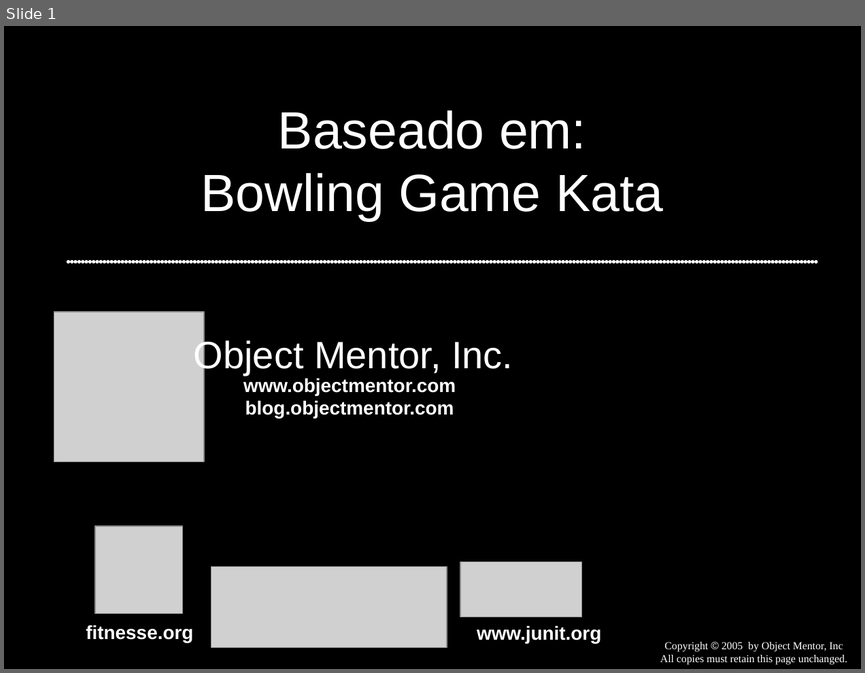
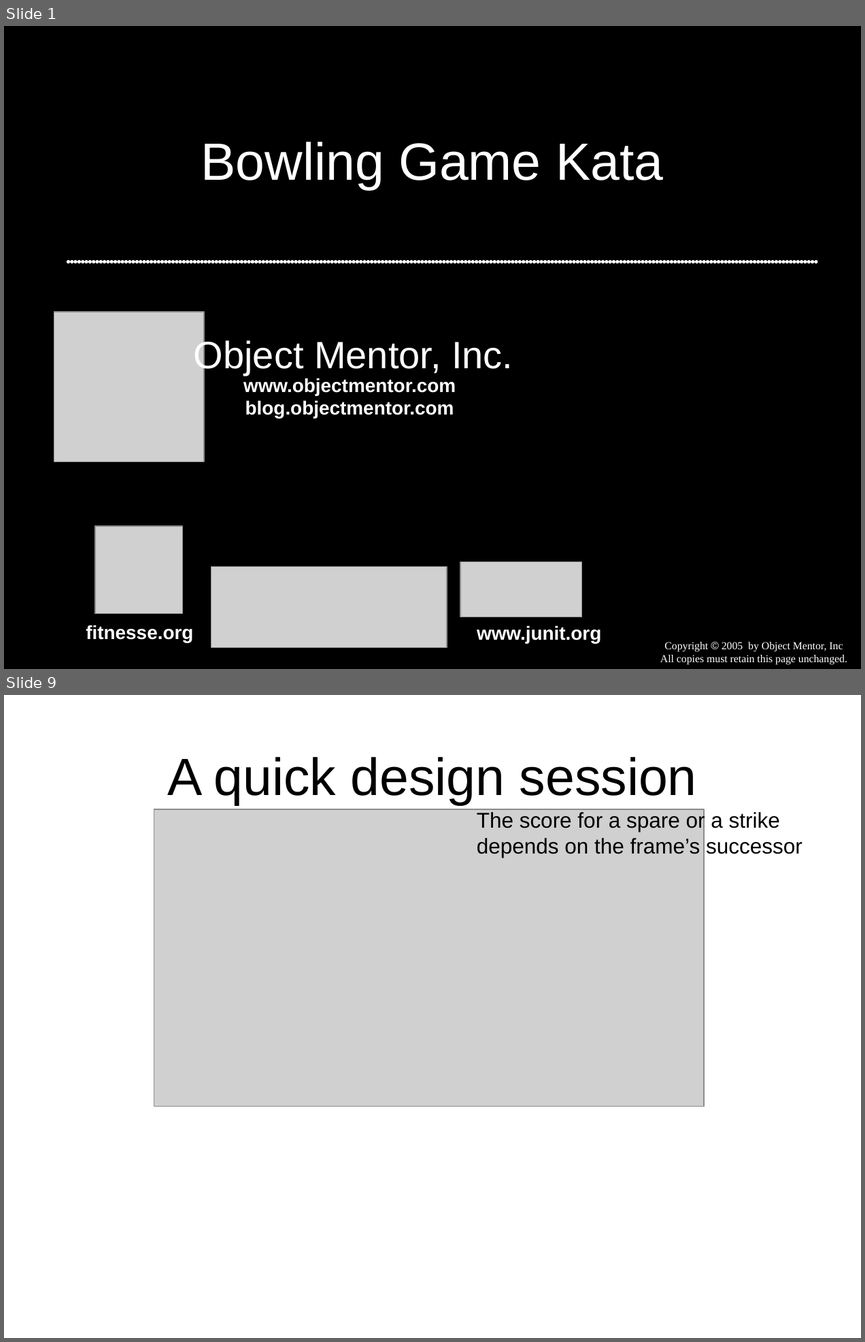
Before and after one commit to dojovale/Coding-Dojo---Bowling-Kata---06-01-2011, a slide deck: presentation/Bowling Game Kata.ppt. Shown one above the other, each under a label of ours: slide 1 before the commit, slides 1 and 9 after it; the slides between them are not shown. The pictures are 865x673 and 865x1342 pixels, drawn with LibreOffice and Linux fonts; fonts in the diff are those of the drawing; grey boxes stand for pictures. Boxes give left, top, right and bottom in pixels: in the first picture for what was removed or moved away, otherwise in the second. Text is boxed around its words. In the diff, an @@ line names an element or a change of style, - is before the commit and + after.

Commit message:
inclusao de apresentacao de bowling game original

```diff
--- a/presentation/Bowling Game Kata.ppt
+++ b/presentation/Bowling Game Kata.ppt
@@ slide 9 added at [4, 695, 861, 1338], background #FFFFFF @@
@@ title added at [167, 757, 697, 805], 44 pt, text #000000 @@
+A quick design session
@@ picture added at [154, 809, 704, 1106] @@
@@ text added at [477, 811, 802, 858], 18 pt, text #000000 @@
+The score for a spare or a strike depends on the frame’s successor
@@ slide 1 changed as well @@
@@ title at [201, 142, 663, 190]: text changed @@
-Baseado em:
-Bowling Game Kata
+Bowling Game Kata
```
Also in this commit, not shown: 51 other slides added, 7 slides removed.
